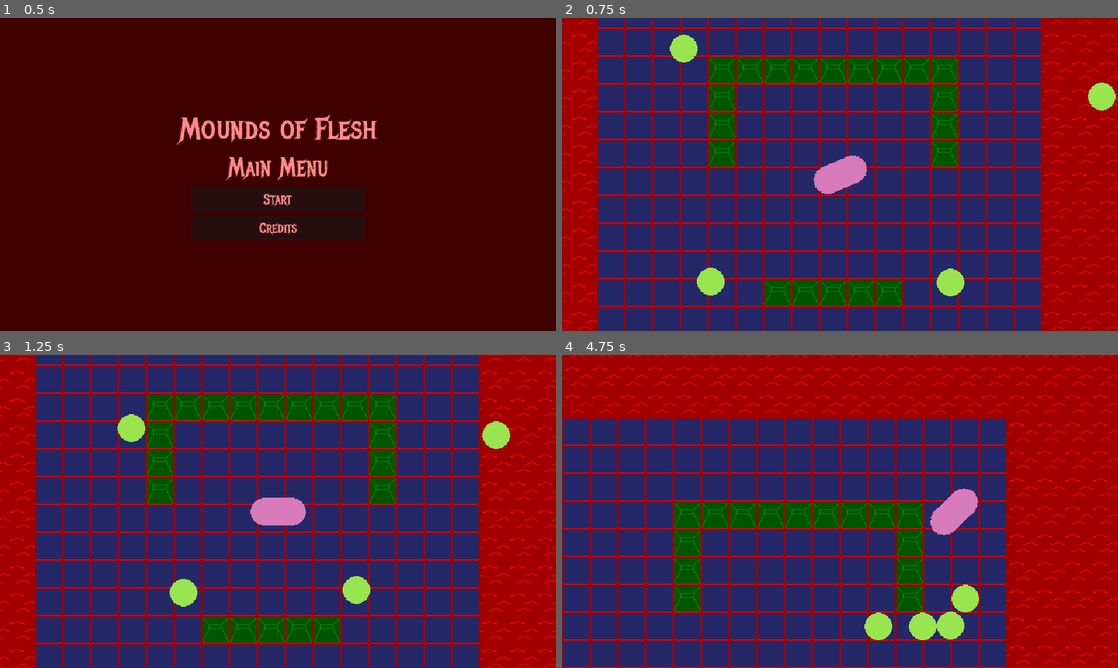
Above: before the commit, frames 1-4 (two rows, left to right).
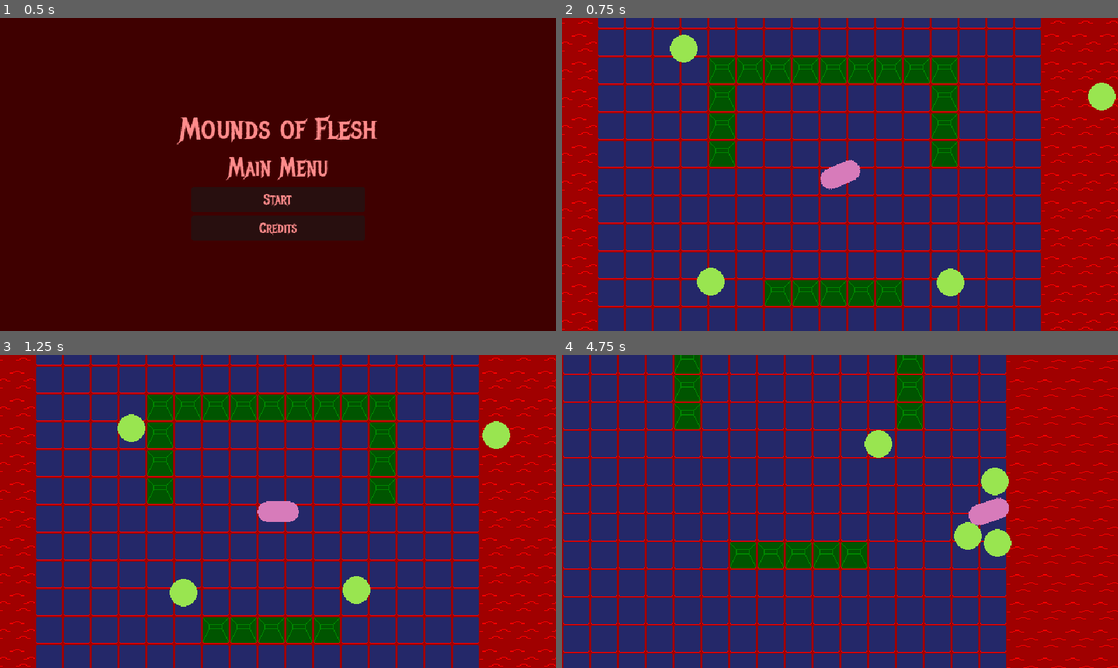
Above: after the commit, the same moments.

Repository: Burger-Bois/LD54-Godot-Team
Game: Godot game, scene res://scenes/main.tscn
Two runs of this game, one before a commit and one after it. Both use one fixed random seed, a clock stepped at 60 frames per second and the inputs below.
Inputs (mouse positions are in pixels of both pictures, inside the frame that each line leads up to):
- Up to frame 1 (0.5 s): no input
- Up to frame 2 (0.75 s): click "Start" at 0.5 s
- Up to frame 3 (1.25 s): no input
- Up to frame 4 (4.75 s): move the mouse to (962, 495) at 1.27 s; hold D (right) 1.28-2.03 s; move the mouse to (728, 527) at 2.02 s; hold S (down) 2.03-2.78 s; move the mouse to (895, 442) at 2.77 s; hold D (right) 2.78-3.53 s; move the mouse to (812, 574) at 3.52 s; hold W (up) 3.53-4.28 s; move the mouse to (1006, 558) at 4.27 s; hold A (left) from 4.28 s (still down)

Frame 1 is identical in both runs. In frame 2, 0.3% of the frame differs, in the area x 45-55%, y 44-57%; in frame 3, 0.3%; in frame 4, 35%, in the area x 0-100%, y 0-100%.

Commit message:
Resized player collision & sprite

Diff:
--- a/scenes/player.tscn
+++ b/scenes/player.tscn
@@ -3,9 +3,8 @@
 [ext_resource type="Script" path="res://scripts/player.gd" id="1_iog8e"]
 [ext_resource type="Texture2D" uid="uid://ctn6rvjbqsj2u" path="res://assets/player.png" id="2_8ogfl"]
 
-[sub_resource type="CapsuleShape2D" id="CapsuleShape2D_7sw6g"]
+[sub_resource type="CircleShape2D" id="CircleShape2D_5sh1o"]
 radius = 20.0
-height = 80.0
 
 [node name="Player" type="CharacterBody2D"]
 position = Vector2(333, 158)
@@ -15,10 +14,11 @@
 script = ExtResource("1_iog8e")
 
 [node name="Sprite2D" type="Sprite2D" parent="."]
+scale = Vector2(0.75, 0.75)
 texture = ExtResource("2_8ogfl")
 
 [node name="CollisionShape2D" type="CollisionShape2D" parent="."]
-shape = SubResource("CapsuleShape2D_7sw6g")
+shape = SubResource("CircleShape2D_5sh1o")
 metadata/_edit_lock_ = true
 
 [node name="AnimatedSprite2D" type="AnimatedSprite2D" parent="."]
--- a/scripts/player.gd
+++ b/scripts/player.gd
@@ -2,9 +2,9 @@
 class_name Player
 
 # consts / exposed vars
-const _max_move_speed = 300.0
-const _max_health = 100
-const _max_rotation_speed = 7
+@export var _max_move_speed = 150.0
+@export var _max_health = 100
+@export var _max_rotation_speed = 7
 
 # Get the gravity from the project settings to be synced with RigidBody nodes.
 #var gravity = ProjectSettings.get_setting("physics/2d/default_gravity")
